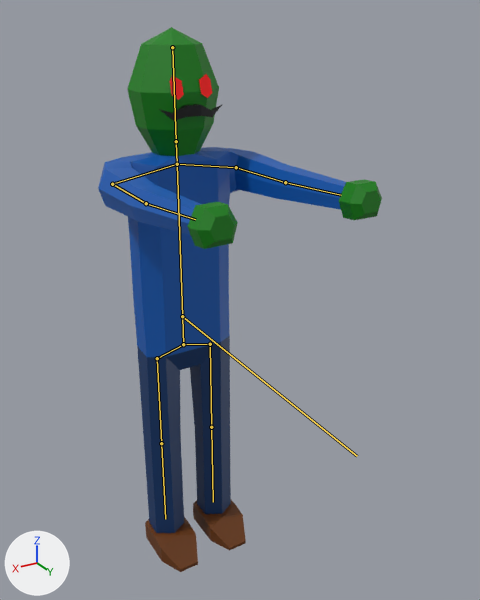
Renders of the glTF model models/dynamic_props/enemies/mountainside_runner.glb from each side of a commit.
Both versions are drawn from a camera (50 mm lens) standing at (0.98, 2.06, 1.04) and looking at (-0.09, 0.27, 0.15). Lighting does not change. The marker at lower left points along +X, +Y and +Z. Both versions are drawn at frame 4 of the action 'hitting'; the numbers are the values there. The bones that bend it are drawn over the model as lines.

Names of what the first picture shows: 'runner_body'.
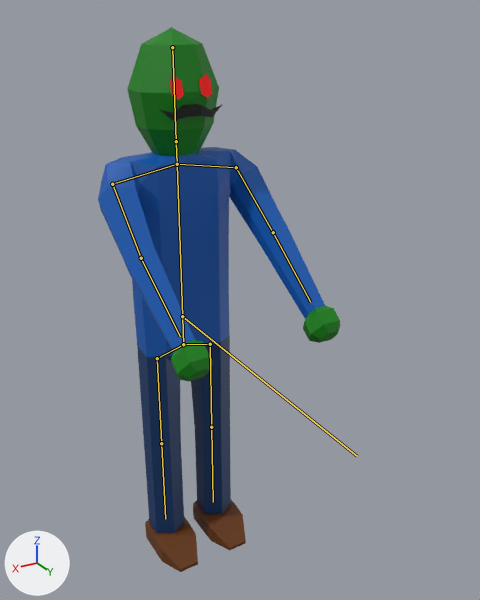
Changed parts and their boxes [x1, y1, x2, y2] in the pictures (480 x 600 px):
'runner_body', posed (15% narrower): before [98, 27, 382, 572]; after [98, 27, 340, 572]
bone 'right_upper_arm', root to tip: before (236, 167) to (285, 182); after (236, 167) to (273, 232)
bone 'left_upper_arm', root to tip: before (112, 184) to (146, 203); after (112, 184) to (141, 258)

The change in detail:
Bone 'right_upper_arm' (bone_right_upper_arm) turns from (1, 0, -87) to (-39, 2, -88) degrees about its own x, y and z.
Bone 'left_upper_arm' (bone_left_upper_arm) turns from (-1, 0, -88) to (39, -1, -89) degrees about its own x, y and z.
